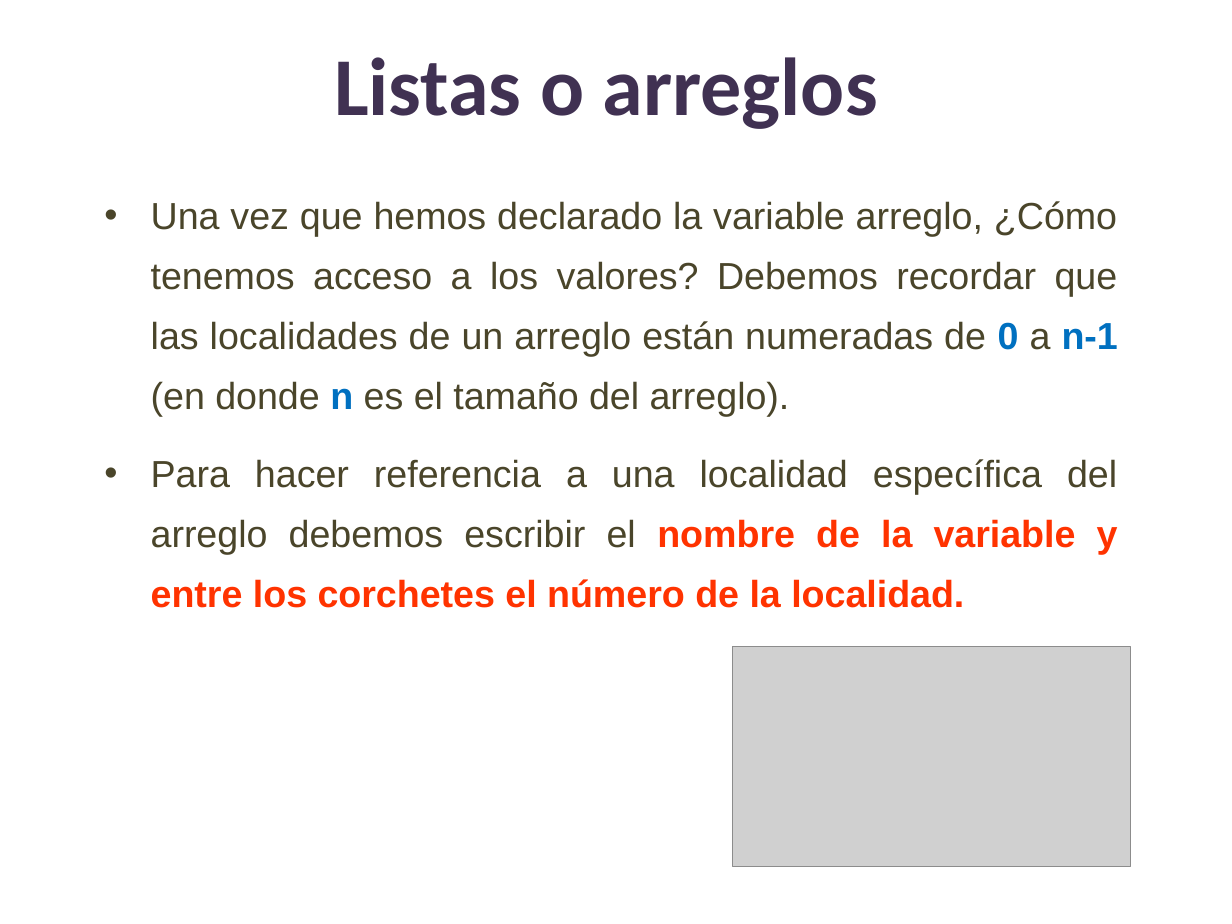
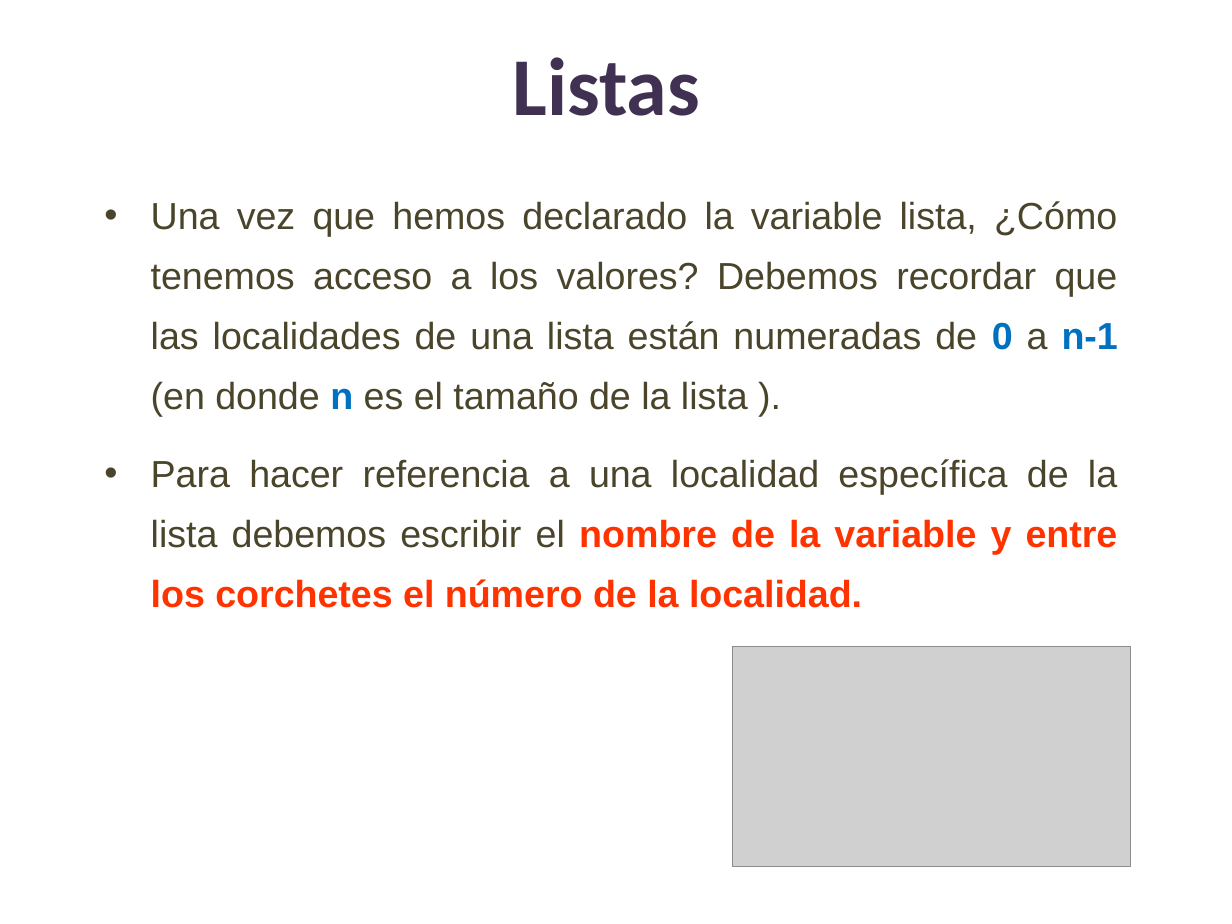
Before and after one commit to lizetheP/Analitica, a slide deck: slide 9 of Calendario2023/presentaciones/7_Listas.pptx. Drawn at 1232x924 pixels with LibreOffice and Linux fonts; fonts in the diff are those of the drawing; grey boxes stand for pictures. Boxes give left, top, right and bottom in pixels: in the first picture for what was removed or moved away, otherwise in the second. Text is boxed around its words. In the diff, an @@ line names an element or a change of style, - is before the commit and + after.

```diff
--- a/Calendario2023/presentaciones/7_Listas.pptx
+++ b/Calendario2023/presentaciones/7_Listas.pptx
@@ title at <box>512,57,699,116</box>: text changed @@
-Listas o arreglos
+Listas
@@ text at <box>151,201,1118,608</box>: text changed @@
-• Una vez que hemos declarado la variable arreglo, ¿Cómo tenemos acceso a los valores? Debemos recordar que las localidades de un arreglo están numeradas de 0 a n-1 (en donde n es el tamaño del arreglo).
-• Para hacer referencia a una localidad específica del arreglo debemos escribir el nombre de la variable y entre los corchetes el número de la localidad.
+• Una vez que hemos declarado la variable lista, ¿Cómo tenemos acceso a los valores? Debemos recordar que las localidades de una lista están numeradas de 0 a n-1 (en donde n es el tamaño de la lista ).
+• Para hacer referencia a una localidad específica de la lista debemos escribir el nombre de la variable y entre los corchetes el número de la localidad.
```
Also in this commit, not shown: 22 other slides changed, 1 other file.
